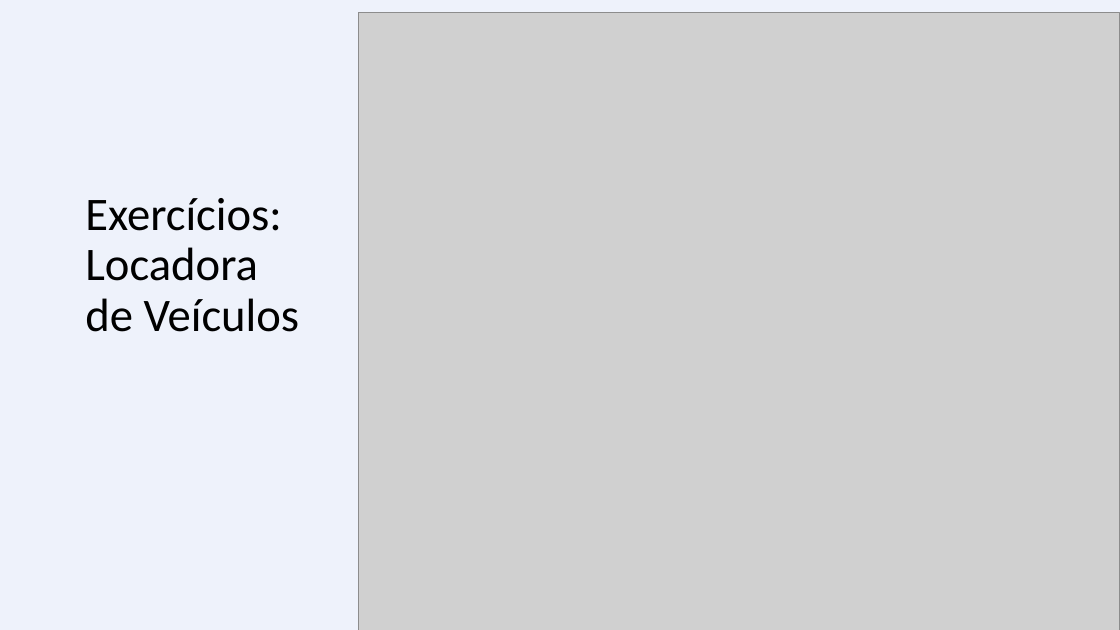
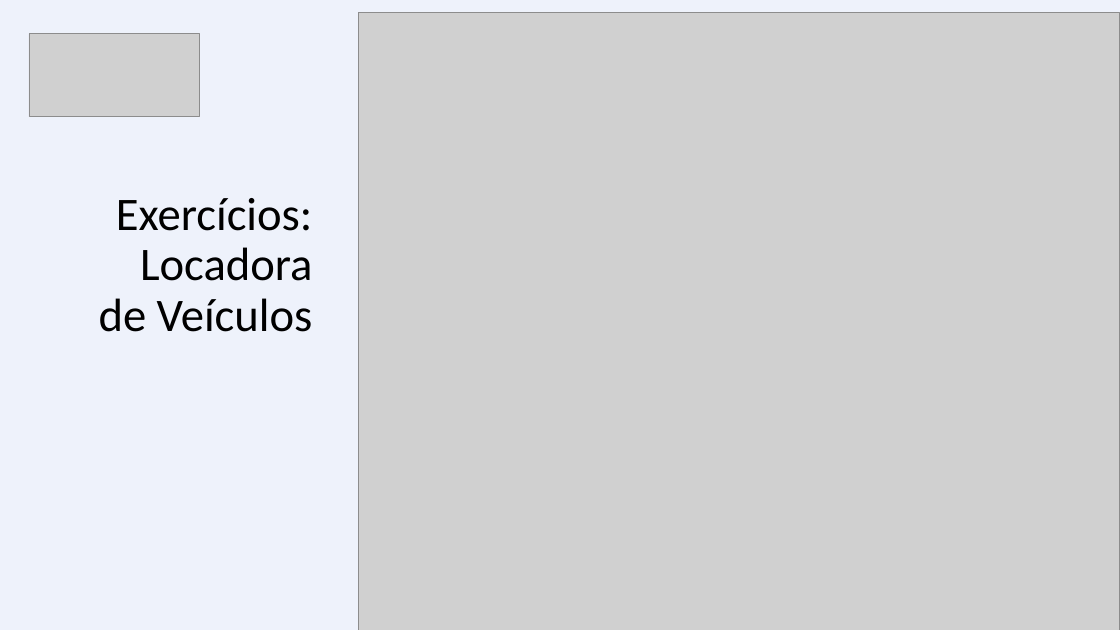
Before and after one commit to prof-gustavo/aula_dois, a slide deck: slide 3 of Material/Aula 5 (23-08-2016).pptx. Drawn at 1120x630 pixels with LibreOffice and Linux fonts; fonts in the diff are those of the drawing; grey boxes stand for pictures. Boxes give left, top, right and bottom in pixels: in the first picture for what was removed or moved away, otherwise in the second. Text is boxed around its words. In the diff, an @@ line names an element or a change of style, - is before the commit and + after.

```diff
--- a/Material/Aula 5 (23-08-2016).pptx
+++ b/Material/Aula 5 (23-08-2016).pptx
@@ picture added at bbox=[29, 34, 198, 117] @@
@@ title "Exercícios: Locadora de Veículos" at bbox=[99, 198, 313, 332]: alignment left to right @@
```
Also in this commit, not shown: 15 other slides changed, 1 slide added, 2 other files.
